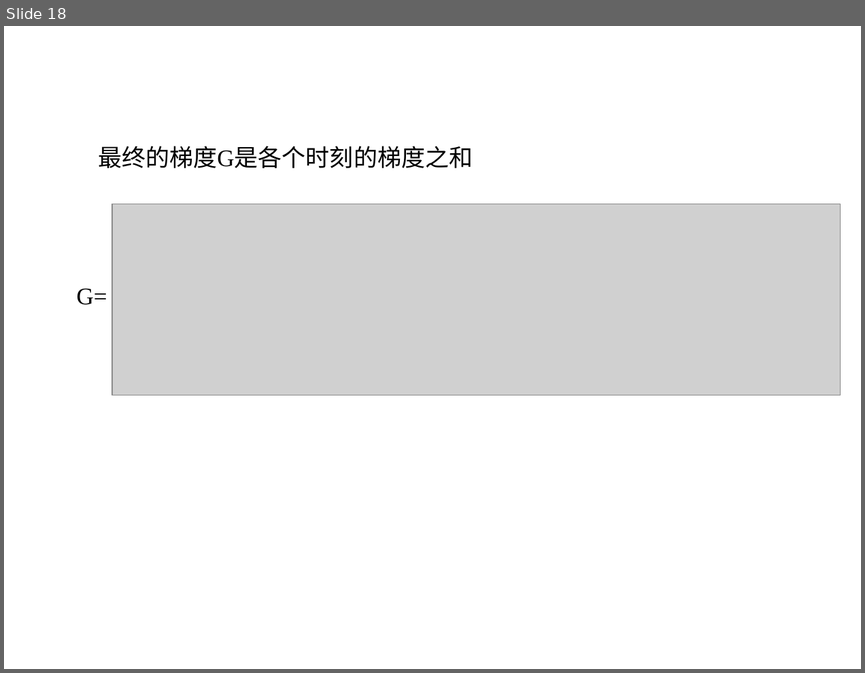
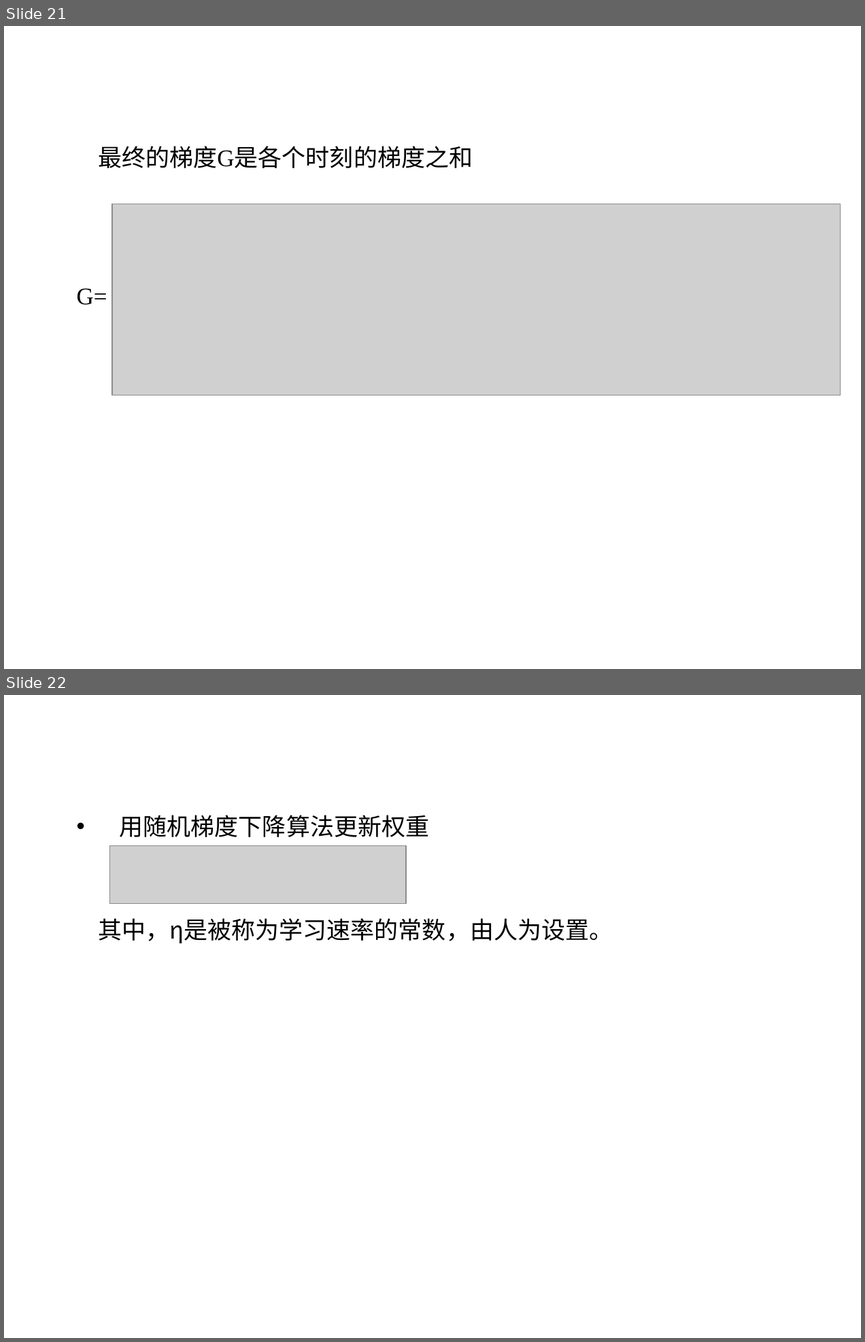
Before and after one commit to sunyisgithub/Git, a slide deck: 循环神经网络（Recurrent Neural Network）.ppt. Shown one above the other, each under a label of ours: slide 18 before the commit, slides 21 and 22 after it. The pictures are 865x673 and 865x1342 pixels, drawn with LibreOffice and Linux fonts; fonts in the diff are those of the drawing; grey boxes stand for pictures; background and template pictures are left out. Boxes give left, top, right and bottom in pixels: in the first picture for what was removed or moved away, otherwise in the second. Text is boxed around its words. In the diff, an @@ line names an element or a change of style, - is before the commit and + after.

```diff
--- a/循环神经网络（Recurrent Neural Network）.ppt
+++ b/循环神经网络（Recurrent Neural Network）.ppt
@@ slide 22 added at (4, 695, 861, 1338), background picture (left out) @@
@@ text added at (98, 815, 613, 943), 20 pt, text #000000 @@
+• 用随机梯度下降算法更新权重
+其中，η是被称为学习速率的常数，由人为设置。
@@ picture added at (109, 846, 406, 903) @@
@@ what was slide 18 is now slide 21 @@
```
Also in this commit, not shown: 6 slides changed, 4 other slides added, 26 slides removed.
